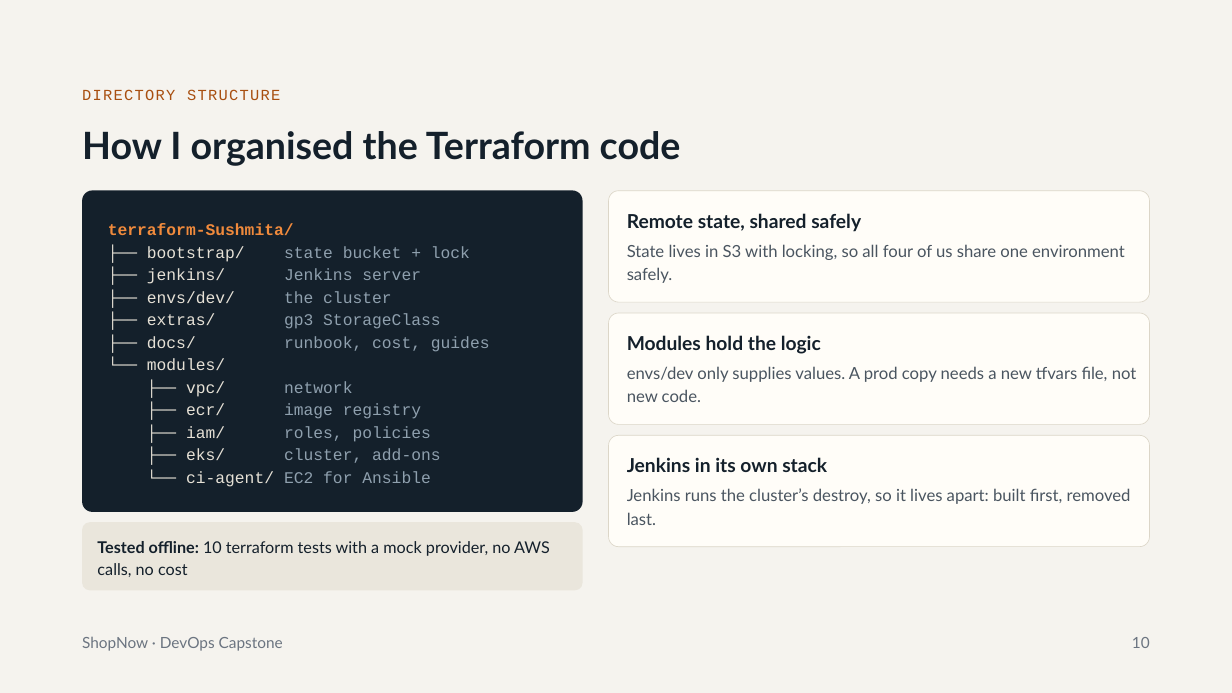
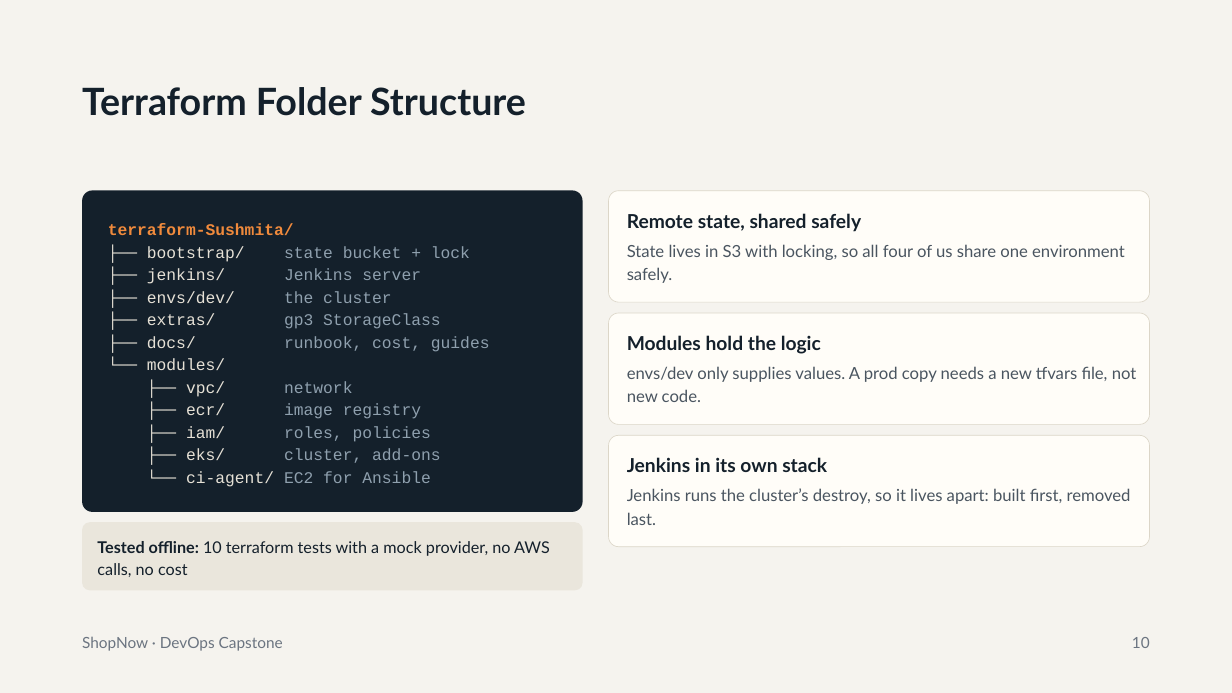
Before and after one commit to banalasusmitha/Capstone_Project-Web-Application-with-CI-CD-DevOps, a slide deck: slide 10 of final-delivery/ShopNow_DevOps_Capstone.pptx. Drawn at 1232x693 pixels with LibreOffice and Linux fonts; fonts in the diff are those of the drawing. Boxes give left, top, right and bottom in pixels: in the first picture for what was removed or moved away, otherwise in the second. Text is boxed around its words. In the diff, an @@ line names an element or a change of style, - is before the commit and + after.

```diff
--- a/final-delivery/ShopNow_DevOps_Capstone.pptx
+++ b/final-delivery/ShopNow_DevOps_Capstone.pptx
@@ title at <box>82,87,526,116</box>: text changed @@
-How I organised the Terraform code
+Terraform Folder Structure
@@ text removed at <box>82,89,280,100</box> @@
-DIRECTORY STRUCTURE
```
Also in this commit, not shown: 23 other slides changed, 11 slides added, 3 slides removed, 1 other file.
